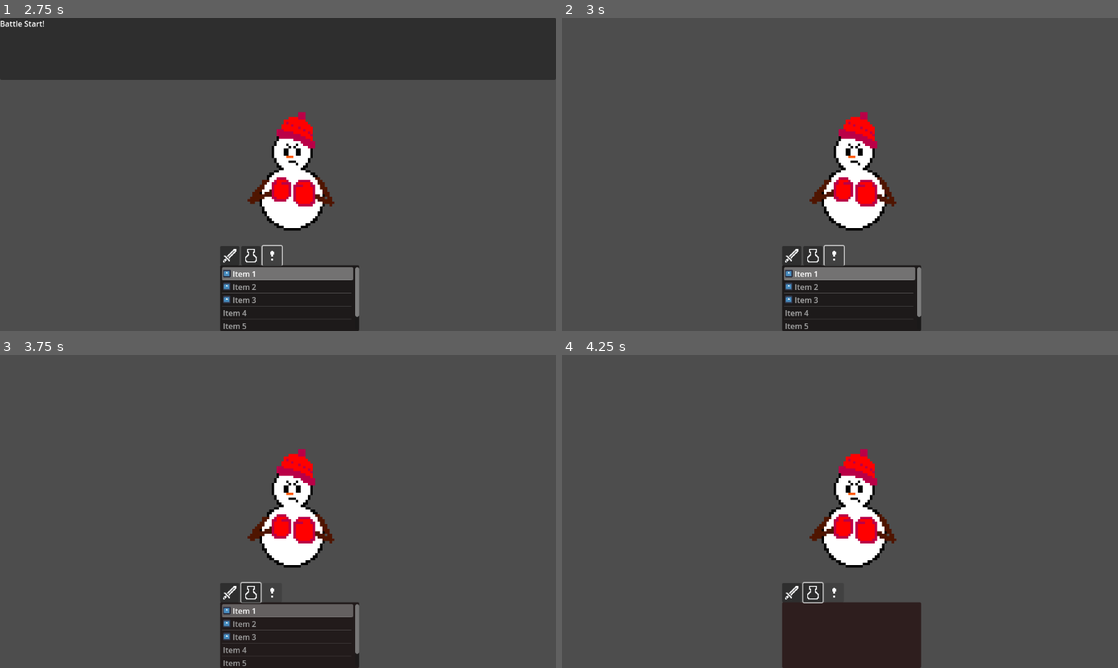
Above: before the commit, frames 1-4 (two rows, left to right).
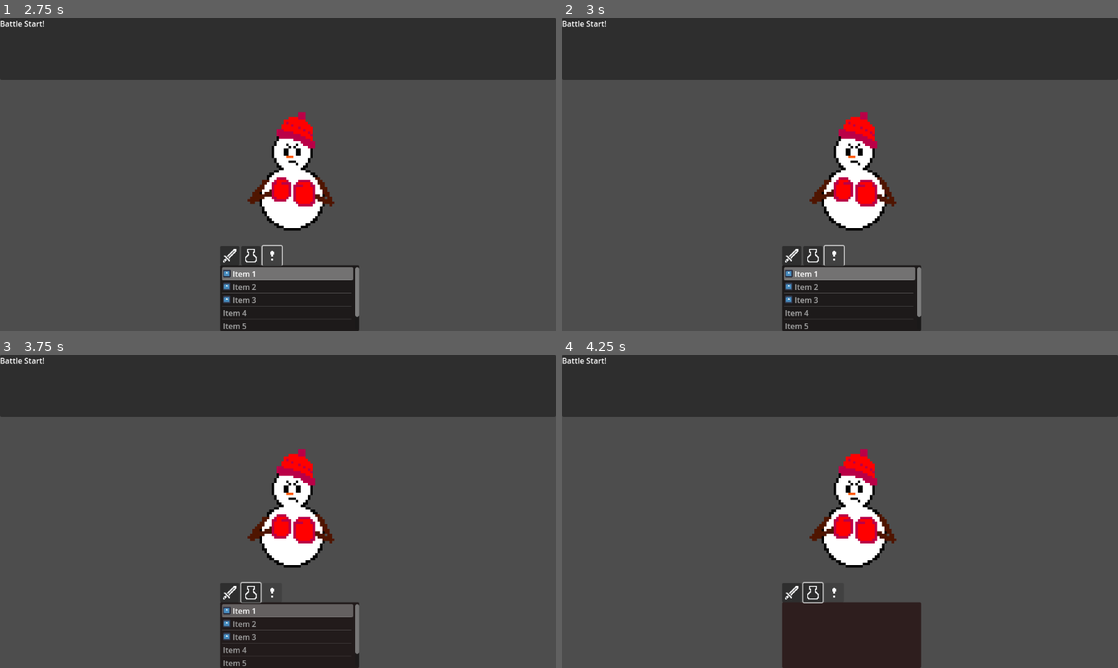
Above: after the commit, the same moments.

Repository: EraserLark/RPG-Foundation
Game: Godot game, scene res://Battle/battle.tscn
Same seed, same stepped clock (60 frames per second), same inputs: the game is played once before the commit and once after it. This scene is started directly instead of the project's main scene. The engine's default icon, where the game draws it, is replaced by a stand-in: a white triangle on a blue panel in a dark square.
Inputs (mouse positions are in pixels of both pictures, inside the frame that each line leads up to):
- Up to frame 1 (2.75 s): click (227, 255) at 0.5 s; click (250, 255) at 1.25 s; click (272, 255) at 2 s
- Up to frame 2 (3 s): tap Enter (ui_accept) at 2.75 s; hold Right (ui_right) from 2.78 s (still down); hold Enter (ui_accept) from 2.78 s (still down)
- Up to frame 3 (3.75 s): release Right (ui_right) at 3.53 s; release Enter (ui_accept) at 3.53 s; hold Down (ui_down) from 3.53 s (still down); tap Enter (ui_accept) at 3.6 s
- Up to frame 4 (4.25 s): keep holding Down (ui_down); tap Enter (ui_accept) at 3.77, 4.07 s

Frame 1 is identical in both runs. In frame 2, 20% of the frame differs, in the area x 0-100%, y 0-20%; in frame 3, 20%; in frame 4, 20%.
Error after the commit: Invalid call. Nonexistent function 'sm_physicsUpdate' in base 'Nil'. (res://States/StateMachineStack.gd:27)

Commit message:
State Machine Stack

Diff:
--- a/DialogueBox.gd
+++ b/DialogueBox.gd
@@ -2,16 +2,22 @@
 
 @onready var nameLabel := $NameLabel
 @export var speakerName := ""
+@export var speakerMessage := ""
 
 @onready var castList := get_node("../../../World/CastList")
 
 func _ready():
 	super()		#Runs base constructor
-	castList.actor_speaking.connect(newDialogue)
+	castList.actor_speaking.connect(openDialogue)
 
-func newDialogue(name, message):
-	setName(name)
-	typeText(message)
+func openDialogue(name, message):
+	speakerName = name
+	speakerMessage = message
+	StateMachineStack.addSM($StateMachine)
+
+func newDialogue():
+	setName(speakerName)
+	typeText(speakerMessage)
 
 func setName(name : String):
 	nameLabel.text = name
--- a/DialogueBox.tscn
+++ b/DialogueBox.tscn
@@ -6,6 +6,7 @@
 [node name="Dialoguebox" instance=ExtResource("1_vsgrr")]
 script = ExtResource("2_raitk")
 speakerName = "Henry"
+speakerMessage = ""
 line = "Wassup"
 
 [node name="NameLabel" type="Label" parent="." index="0"]
--- a/Overworld/OW_Player.gd
+++ b/Overworld/OW_Player.gd
@@ -9,25 +9,4 @@
 var rayLength := 72;
 
 func _ready():
-	pass
-
-func _process(delta):
-	#var input = Vector2.ZERO;
-	#input.x = Input.get_action_strength("ui_right") - Input.get_action_strength("ui_left");
-	#input.y = Input.get_action_strength("ui_down") - Input.get_action_strength("ui_up");
-	#velocity = input.normalized() * speed;
-	#move_and_slide()
-	#
-	#if input != Vector2.ZERO:
-		#interactRay.target_position = input * rayLength;
-		#animTree.set("parameters/Idle/blend_position", input)
-		#animTree.set("parameters/Walk/blend_position", input)
-		#animState.travel("Walk")
-	#else:
-		#animState.travel("Idle")
-	#
-	#if Input.is_action_just_pressed("ui_accept"):
-		#var interactee = interactRay.get_collider()
-		#if interactee is OW_Actor:
-			#interactee.interact();
-	pass
+	StateMachineStack.addSM($StateManager)
--- a/Overworld/overworld.tscn
+++ b/Overworld/overworld.tscn
@@ -1,6 +1,5 @@
-[gd_scene load_steps=11 format=3 uid="uid://wf85spc1lhaa"]
+[gd_scene load_steps=10 format=3 uid="uid://wf85spc1lhaa"]
 
-[ext_resource type="Script" path="res://States/StateMachineStack.gd" id="1_5yigp"]
 [ext_resource type="PackedScene" uid="uid://b7utuwwqeb7na" path="res://Overworld/OW_Player.tscn" id="1_ery32"]
 [ext_resource type="Texture2D" uid="uid://ev0rhfg3oxel" path="res://Art/icon.svg" id="2_a0jhu"]
 [ext_resource type="Script" path="res://Overworld/CastList.gd" id="3_dg04a"]
@@ -17,9 +16,6 @@
 size = Vector2(128, 120)
 
 [node name="Overworld" type="Node"]
-
-[node name="StateMachineStack" type="Node" parent="."]
-script = ExtResource("1_5yigp")
 
 [node name="CanvasLayer" type="CanvasLayer" parent="."]
 
--- a/States/Player_Idle.gd
+++ b/States/Player_Idle.gd
@@ -26,7 +26,7 @@
 		var interactee = owner.interactRay.get_collider()
 		if interactee is OW_Actor:
 			interactee.interact();
-			stateMachine.transition_to("Talking")
+			#stateMachine.transition_to("Talking")
 
 func physicsUpdate(delta : float):
 	pass
--- a/States/State.gd
+++ b/States/State.gd
@@ -8,6 +8,7 @@
 	pass
 
 func enter(msg := {}):
+	#StateMachineStack.addSM(stateMachine)
 	pass
 
 func update(delta : float):
@@ -17,4 +18,4 @@
 	pass
 
 func exit():
-	pass
+	StateMachineStack.removeSM()
--- a/States/StateMachine.gd
+++ b/States/StateMachine.gd
@@ -3,6 +3,7 @@
 class_name StateMachine
 
 @onready var state : State = get_node(initialState)
+@onready var manager = StateMachineStack
 
 @export var initialState := NodePath()
 
@@ -11,15 +12,17 @@
 func _ready():
 	for child in get_children():
 		child.stateMachine = self
+
+func sm_enter():
 	state.enter()
 
-func _unhandled_input(event):
+func sm_handleInput(event):
 	state.handleInput(event)
 
-func _process(delta):
+func sm_update(delta):
 	state.update(delta)
 
-func _physics_process(delta):
+func sm_physicsUpdate(delta):
 	state.physicsUpdate(delta)
 
 func transition_to(target_state_name : String, msg: Dictionary = {}):
--- a/States/StateMachineStack.gd
+++ b/States/StateMachineStack.gd
@@ -3,8 +3,25 @@
 var stateMachineStack : Array[StateMachine]
 var currentStateMachine : StateMachine = null
 
-@onready var textboxSM := "CanvasLayer/OW_UI/DialogueBox/StateMachine"
-@onready var playerSM := "World/CastList/OW_Player/StateMachine"
+func _ready():
+	pass
 
-func _ready():
-	stateMachineStack =
+func addSM(sm : StateMachine):
+	stateMachineStack.push_front(sm)
+	currentStateMachine = stateMachineStack.front()
+	currentStateMachine.sm_enter()
+	print(stateMachineStack)
+
+func removeSM():
+	stateMachineStack.pop_front()
+	currentStateMachine = stateMachineStack.front()
+	print(stateMachineStack)
+
+func _unhandled_input(event):
+	currentStateMachine.sm_handleInput(event)
+
+func _process(delta):
+	currentStateMachine.sm_update(delta)
+
+func _physics_process(delta):
+	currentStateMachine.sm_physicsUpdate(delta)
--- a/TBState.gd
+++ b/TBState.gd
@@ -1,7 +1,8 @@
 extends State
 
 func enter(msg := {}):
-	pass
+	super()
+	owner.newDialogue()
 
 func update(delta : float):
 	if Input.is_action_just_pressed("ui_accept"): #event.is_action_pressed("ui_accept"):
@@ -14,3 +15,4 @@
 
 func exit():
 	owner.closeBox()
+	super()
--- a/game.tscn
+++ b/game.tscn
@@ -10,5 +10,8 @@
 
 [node name="Overworld" parent="." instance=ExtResource("1_hievl")]
 
+[node name="DialogueBox" parent="Overworld/CanvasLayer/OW_UI" index="0"]
+speakerMessage = ""
+
 [editable path="Overworld"]
 [editable path="Overworld/World/CastList/Snowbro"]
--- a/project.godot
+++ b/project.godot
@@ -15,6 +15,10 @@
 config/features=PackedStringArray("4.2", "GL Compatibility")
 config/icon="res://Art/icon.svg"
 
+[autoload]
+
+StateMachineStack="*res://States/StateMachineStack.gd"
+
 [display]
 
 window/stretch/mode="viewport"
